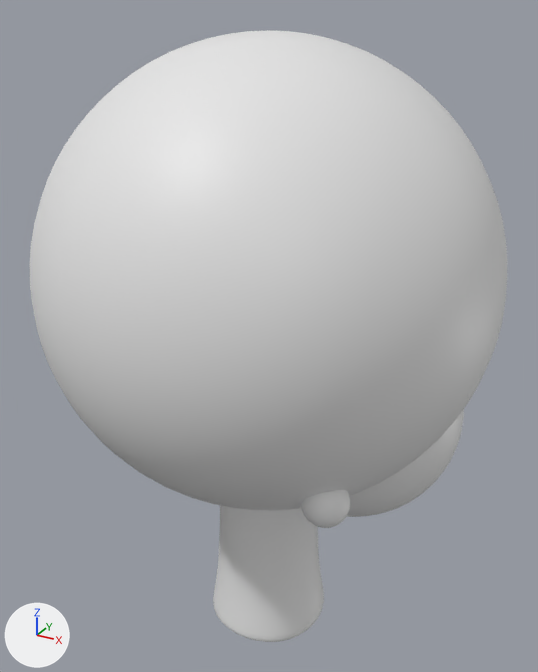
Before and after pictures for a commit that changed the FBX model Assets/Prefab/Tree 3.fbx.
Both versions are drawn from a camera (50 mm lens) standing at (2.85, -5.18, 5.54) and looking at (-0.04, 0.08, 2.91). The axes (+X, +Y, +Z) are drawn at lower left. The lights are the same throughout. Where no turn or scale is listed for an object, it has been applied to the vertices.

Before the edit, the objects in view are built like this:
```python
mat_material = principled_material('Material')
mat_material.base_color = (0.8, 0.8, 0.8)  # white #e7e7e7
mat_material.roughness = 0.4
mat_material_001 = principled_material('Material.001')
mat_material_001.base_color = (0.8, 0.8, 0.8)  # white #e7e7e7
me_cube_001 = bpy.data.meshes.new('Cube.001')
me_cube_001.from_pydata(...)  # 3586 vertices, 3584 faces; spans x -0.55..0.55, y -0.55..0.55, z -1.72..1.71
me_cube_001.materials.append(mat_material)  # white #e7e7e7
me_sphere_001 = bpy.data.meshes.new('Sphere.001')
me_sphere_001.from_pydata(...)  # 1874 vertices, 1920 faces; spans x -1.9..1.9, y -1.9..1.9, z -1.9..1.9
me_sphere_001.materials.append(mat_material_001)  # white #e7e7e7
me_sphere_002 = bpy.data.meshes.new('Sphere.002')
me_sphere_002.from_pydata(...)  # 1874 vertices, 1920 faces; spans x -0.99..0.99, y -0.99..0.99, z -0.99..0.99
me_sphere_006 = bpy.data.meshes.new('Sphere.006')
me_sphere_006.from_pydata(...)  # 1874 vertices, 1920 faces; spans x -0.18..0.18, y -0.18..0.18, z -0.18..0.18
ob_cube = bpy.data.objects.new('Cube', me_cube_001)
ob_cube.location = (0.0, 0.0, 1.7)
ob_sphere = bpy.data.objects.new('Sphere', me_sphere_001)
ob_sphere.location = (0.0, 0.0, 3.49)
ob_sphere_001 = bpy.data.objects.new('Sphere.001', me_sphere_002)
ob_sphere_001.location = (0.64, 0.41, 2.24)
ob_sphere_005 = bpy.data.objects.new('Sphere.005', me_sphere_006)
ob_sphere_005.location = (1.04, -1.03, 2.24)
```
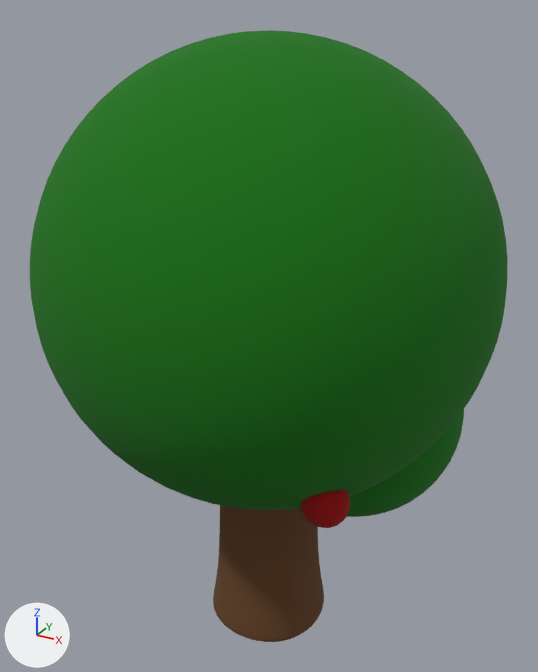
What differs and where, as boxes (x1, y1, x2, y2) in the pictures (538 x 672 px):
'Sphere', recoloured, surface changed (white to green)
    both: (30, 30, 508, 510)
'Cube', recoloured (white to brown)
    both: (213, 505, 324, 642)
'Sphere.001', recoloured, surface changed (white to green)
    both: (347, 409, 464, 517)
'Sphere.005', recoloured (white to red)
    both: (301, 490, 350, 528)

The change, as a diff of the scene's bpy script:
```diff
--- a/Assets/Prefab/Tree 3.fbx.py
+++ b/Assets/Prefab/Tree 3.fbx.py
@@ mat_material_001 @@
 mat_material_001 = principled_material('Material.001')
-mat_material_001.base_color = (0.8, 0.8, 0.8)  # white #e7e7e7
+mat_material_001.base_color = (0.00398, 0.165, 0.00209)  # dark green #0d7107
+mat_material_001.roughness = 1.0
@@ mat_material @@
 mat_material = principled_material('Material')
-mat_material.base_color = (0.8, 0.8, 0.8)  # white #e7e7e7
+mat_material.base_color = (0.126, 0.0514, 0.0148)  # brown #634020
 mat_material.roughness = 0.4
@@ mat_material_002 @@
+mat_material_002 = principled_material('Material.002')
+mat_material_002.base_color = (0.322, 0.0, 0.0)  # red #9a0000
+mat_material_002.roughness = 1.0
@@ me_sphere_006 @@
 me_sphere_006.from_pydata(...)  # 1874 vertices, 1920 faces; spans x -0.18..0.18, y -0.18..0.18, z -0.18..0.18
+me_sphere_006.materials.append(mat_material_002)  # red #9a0000
```
